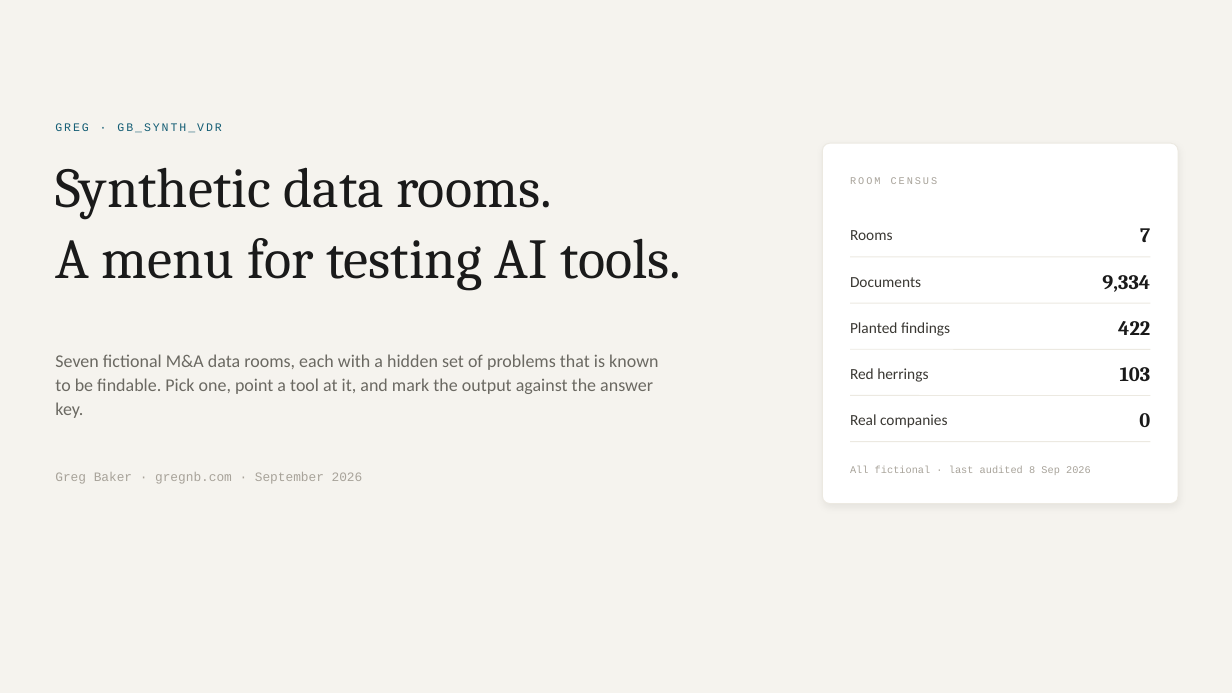
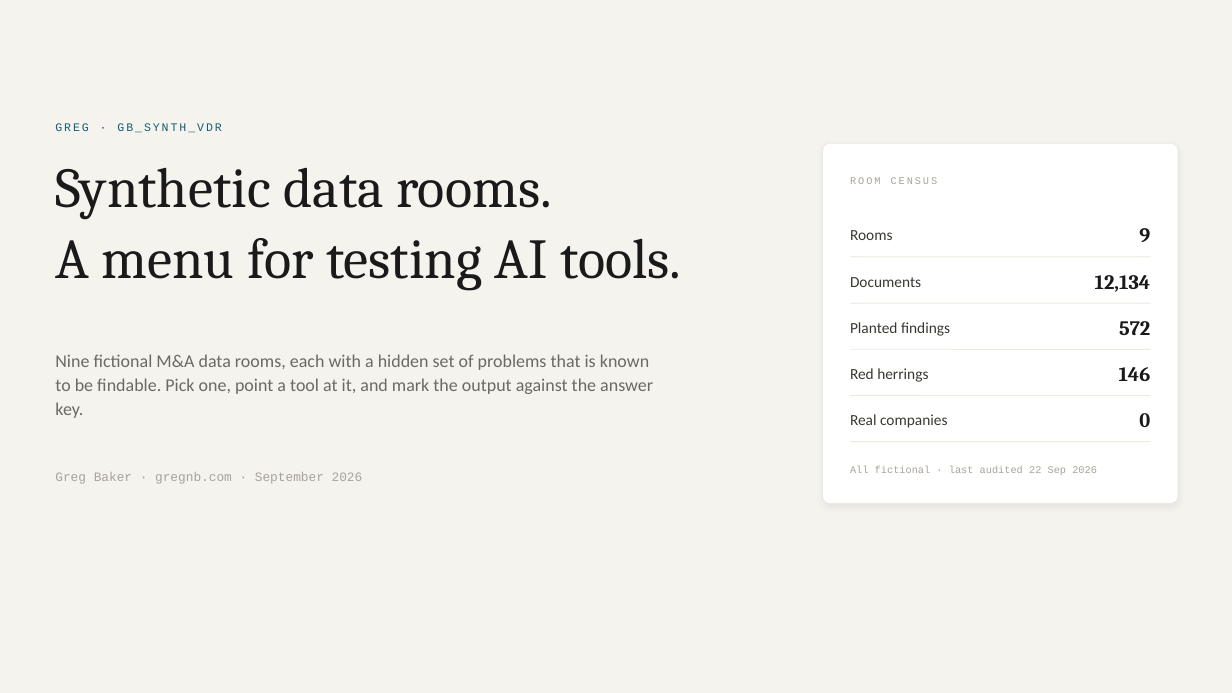
Before and after one commit to gblegal/gb_synth_vdr, a slide deck: slide 1 of docs/Synthetic-VDR-Index.pptx. Drawn at 1232x693 pixels with LibreOffice and Linux fonts; fonts in the diff are those of the drawing. Boxes give left, top, right and bottom in pixels: in the first picture for what was removed or moved away, otherwise in the second. Text is boxed around its words. In the diff, an @@ line names an element or a change of style, - is before the commit and + after.

```diff
--- a/docs/Synthetic-VDR-Index.pptx
+++ b/docs/Synthetic-VDR-Index.pptx
@@ text at <box>1139,228,1150,242</box>: text changed @@
-7
+9
@@ text at <box>1095,275,1151,292</box>: text changed @@
-9,334
+12,134
@@ text at <box>1119,321,1150,335</box>: text changed @@
-422
+572
@@ text at <box>55,354,653,418</box>: text changed @@
-Seven fictional M&A data rooms, each with a hidden set of problems that is known to be findable. Pick one, point a tool at it, and mark the output against the answer key.
+Nine fictional M&A data rooms, each with a hidden set of problems that is known to be findable. Pick one, point a tool at it, and mark the output against the answer key.
@@ text at <box>1119,367,1151,381</box>: text changed @@
-103
+146
@@ text at <box>850,466,1097,475</box>: text changed @@
-All fictional · last audited 8 Sep 2026
+All fictional · last audited 22 Sep 2026
```
Also in this commit, not shown: 10 other slides changed, 3 slides added.
